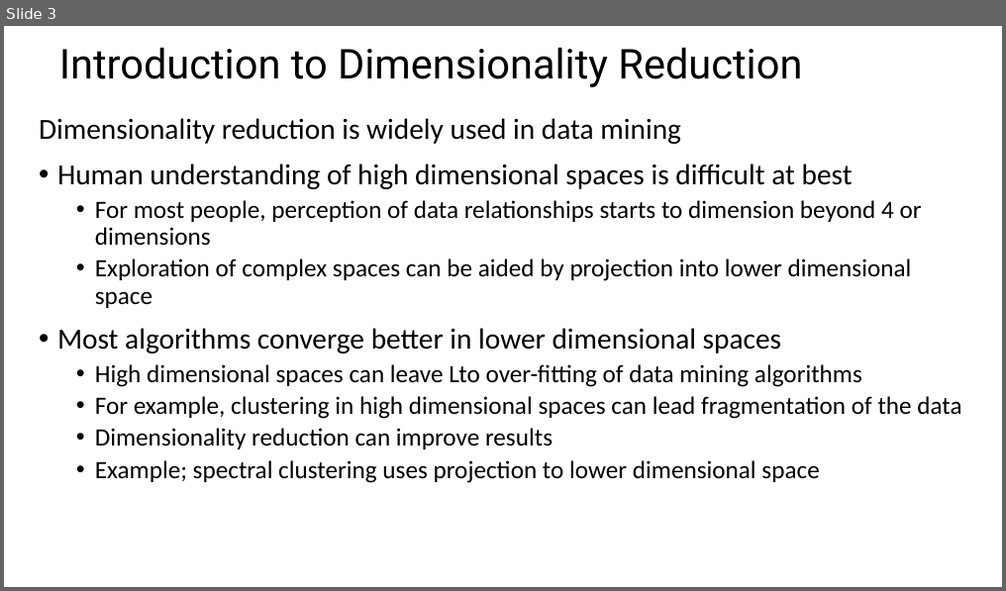
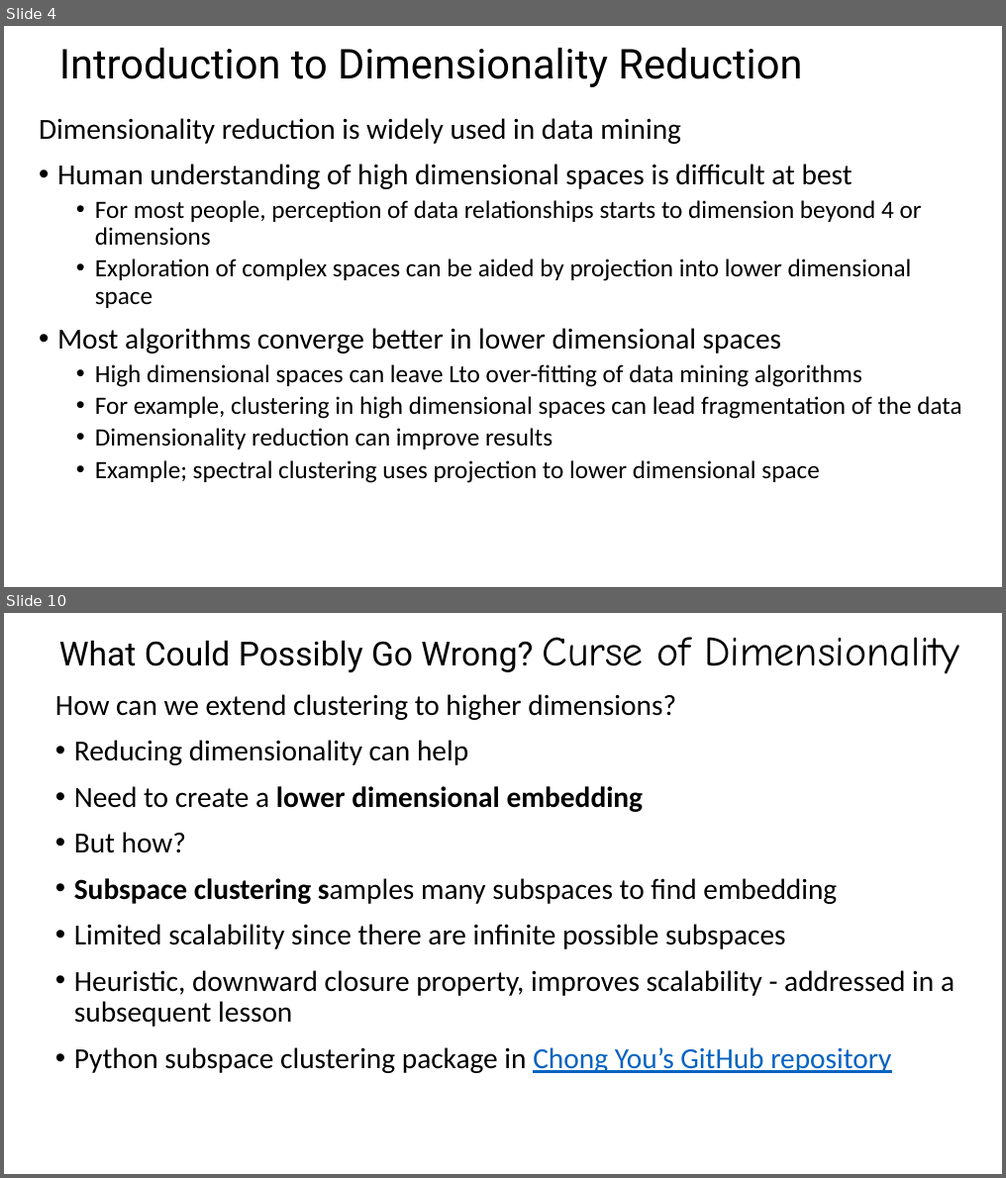
Before and after one commit to StephenElston/CSCI-E-108, a slide deck: slides/10_DimensionalityReduction_Part2.pptx. Shown one above the other, each under a label of ours: slide 3 before the commit, slides 4 and 10 after it; the slides between them are not shown. The pictures are 1006x591 and 1006x1178 pixels, drawn with LibreOffice and Linux fonts; fonts in the diff are those of the drawing. Boxes give left, top, right and bottom in pixels: in the first picture for what was removed or moved away, otherwise in the second. Text is boxed around its words. In the diff, an @@ line names an element or a change of style, - is before the commit and + after.

Commit message:
Added many new slides

```diff
--- a/slides/10_DimensionalityReduction_Part2.pptx
+++ b/slides/10_DimensionalityReduction_Part2.pptx
@@ slide 10 added at [4,613,1002,1174], background #FFFFFF @@
@@ title added at [59,637,959,674], 32 pt, text #000000 @@
+What Could Possibly Go Wrong? Curse of Dimensionality
@@ text added at [55,694,954,1073], 28 pt, text #000000 @@
+How can we extend clustering to higher dimensions?
+• Reducing dimensionality can help
+• Need to create a lower dimensional embedding
+• But how?
+• Subspace clustering samples many subspaces to find embedding
+• Limited scalability since there are infinite possible subspaces
+• Heuristic, downward closure property, improves scalability - addressed in a subsequent lesson
+• Python subspace clustering package in Chong You’s GitHub repository
@@ what was slide 3 is now slide 4 @@
```
Also in this commit, not shown: 3 slides changed, 23 other slides added, 27 slides removed.
